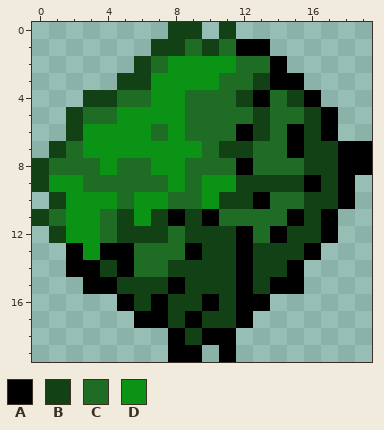
Two versions of one pixel-art sprite, Assets/Sprites/Towers/Mark/Mark Projectile.png. Above, as it was before the edit.
The file is 20x20 pixels.
Palette (. is transparent): A #000000  B #124115  C #1f6c25  D #0b9315
The same view after the edit:
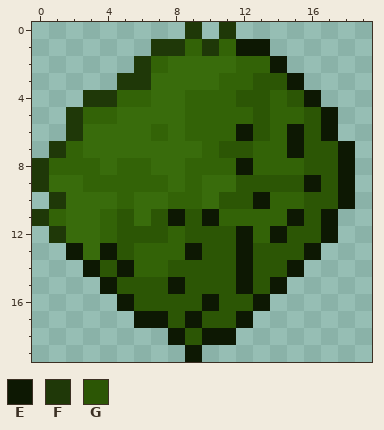
Colours new in this view: E #0d1803  F #1f3808  G #2c5605
Change:
@@ palette @@
-C #1f6c25
+C #336307
-D #0b9315
+D #396c0c
@@ x 0..19 @@
- 0 ........BB.B........
- 1 .......BBCBCAA......
- 2 ......BCDDDDCCA.....
- 3 .....BBDDDDCCBAA....
- 4 ...BBCCDDCCCBACBA...
- 5 ..BCCDDDDCCCCBCCBA..
- 6 ..BDDDDCDCCCABCABA..
- 7 .BCDDDDDDDCBBCCABBAA
- 8 BCCCDCCDDCCCACCCBBAA
- 9 BDDCCCCCDCDDBBBBABA.
-10 .BDDDCDDCCDBBACCBBA.
-11 BCDDCBDBABACCCCABA..
-12 .BDDCBBBCBBBACABBA..
-13 ..ADAACCCABBABBBA...
-14 ..AABACCBBBBABBA....
-15 ...AABBBABBBABAA....
-16 .....ABABBABAA......
-17 ......AABABBA.......
-18 ........ABAA........
-19 ........AA.A........
+ 0 .........F.F........
+ 1 .......FFCFCEE......
+ 2 ......FCDDDDCCE.....
+ 3 .....FFDDDDCCGGE....
+ 4 ...FFCCDDCCCGGCGE...
+ 5 ..FCCDDDDCCCCGCCGE..
+ 6 ..FDDDDCDCCCEGCEGE..
+ 7 .FCDDDDDDDCGGCCEGGE.
+ 8 FCCCDCCDDCCCECCCGGE.
+ 9 FDDCCCCCDCDDGGGGEGE.
+10 .FDDDCDDCCDGGECCGGE.
+11 FCDDCGDGEGECCCCEGE..
+12 .FDDCGGGCGGGECEGGE..
+13 ..EDEGCCCEGGEGGGE...
+14 ...EGECCGGGGEGGE....
+15 ....EGGGEGGGEGE.....
+16 .....EGGGGEGGE......
+17 ......EEGEGGE.......
+18 ........EGEE........
+19 .........E..........
Pixel boxes of the changes (left, top, right, bottom) in both pictures:
changed: (32, 22, 372, 362)
